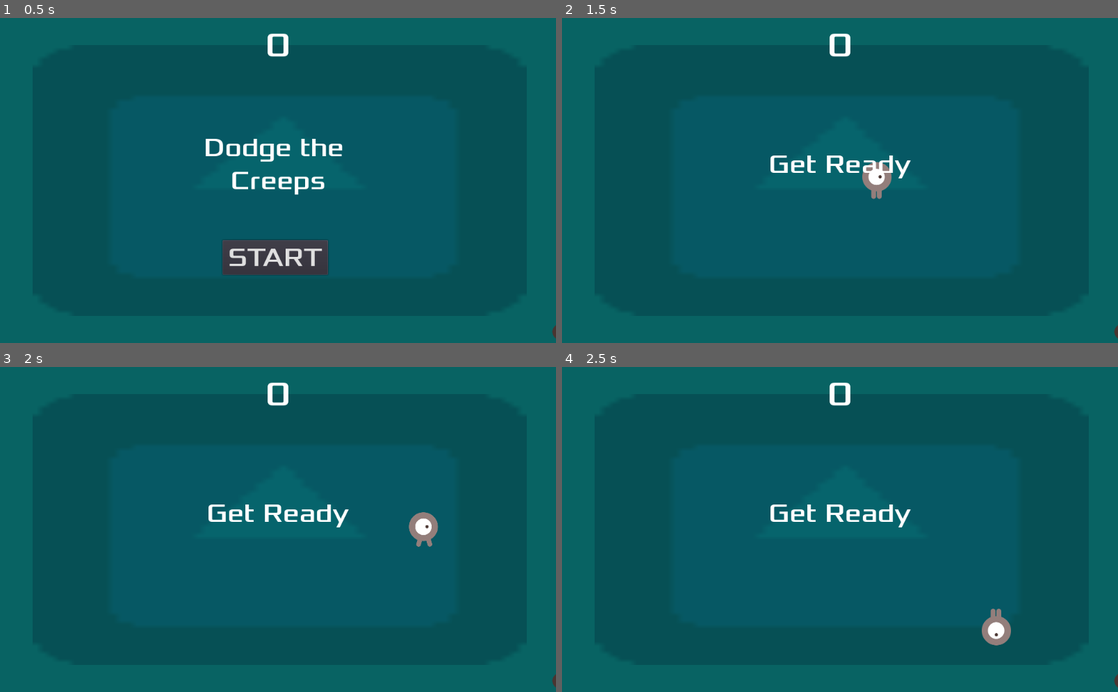
Above: before the commit, frames 1-4 (two rows, left to right).
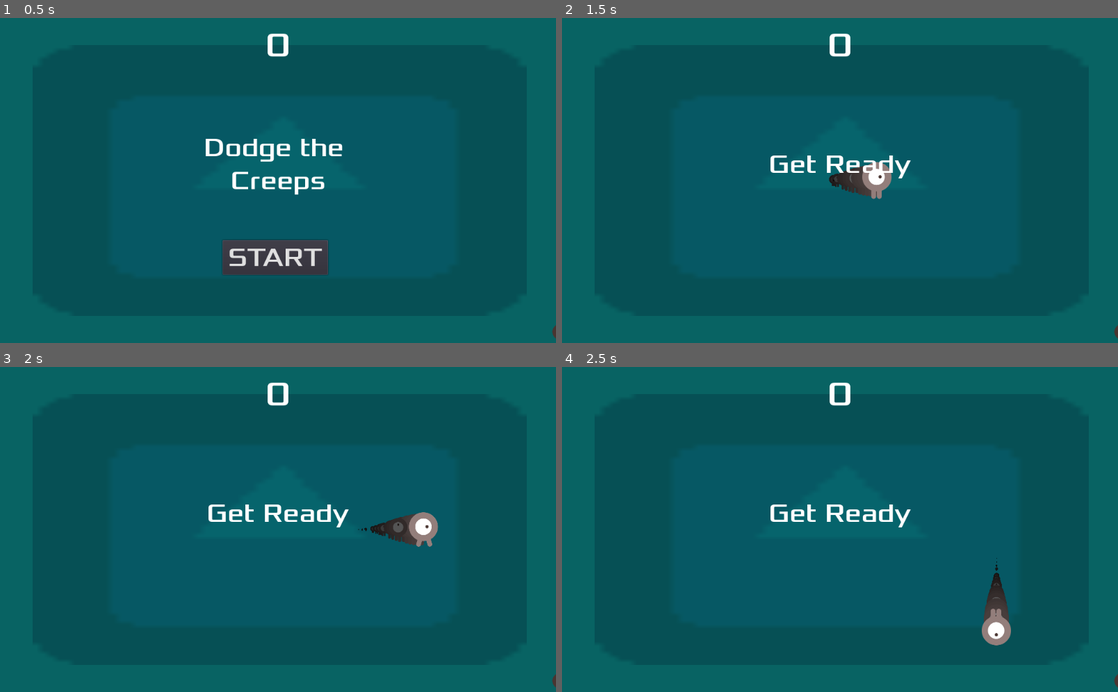
Above: after the commit, the same moments.

Repository: jamad/practiceGodot
Game: Godot game, scene res://Main.tscn
Two runs of this game, one before a commit and one after it. Both use one fixed random seed, a clock stepped at 60 frames per second and the inputs below. The engine's default icon, where the game draws it, is replaced by a stand-in: a white triangle on a blue panel in a dark square.
Inputs:
- Up to frame 1 (0.5 s): no input
- Up to frame 2 (1.5 s): click "START" at 0.5 s; tap Enter at 1.25 s; hold Right (ui_right) from 1.28 s (still down)
- Up to frame 3 (2 s): keep holding Right (ui_right)
- Up to frame 4 (2.5 s): release Right (ui_right) at 2.03 s; hold Down (ui_down) from 2.03 s (still down)

Frame 1 is identical in both runs. In frame 2, 0.4% of the frame differs, in the area x 48-57%, y 45-55%; in frame 3, 0.4%, in the area x 64-77%, y 45-55%; in frame 4, 0.4%.

Commit message:
added the particles

Diff:
--- a/Prj001_MyFirstGame/Player.tscn
+++ b/Prj001_MyFirstGame/Player.tscn
@@ -26,8 +26,73 @@
 radius = 55.1618
 height = 20.0
 
+[sub_resource type="Gradient" id=3]
+
+offsets = PoolRealArray( 0, 1 )
+colors = PoolColorArray( 0.515625, 0.515625, 0.515625, 1, 0, 0, 0, 1 )
+
+[sub_resource type="GradientTexture" id=4]
+
+flags = 4
+gradient = SubResource( 3 )
+width = 2048
+
+[sub_resource type="Curve" id=5]
+
+min_value = 0.0
+max_value = 1.0
+bake_resolution = 100
+_data = [ Vector2( 0, 0.435547 ), 0.0, 0.0, 0, 0, Vector2( 1, 0 ), 0.0, 0.0, 0, 0 ]
+
+[sub_resource type="CurveTexture" id=6]
+
+flags = 4
+width = 2048
+curve = SubResource( 5 )
+
+[sub_resource type="ParticlesMaterial" id=7]
+
+render_priority = 0
+trail_divisor = 1
+emission_shape = 0
+flag_align_y = false
+flag_rotate_y = false
+flag_disable_z = true
+spread = 45.0
+flatness = 0.0
+gravity = Vector3( 0, 0, 0 )
+initial_velocity = 1.0
+initial_velocity_random = 0.0
+angular_velocity = 0.0
+angular_velocity_random = 0.0
+orbit_velocity = 0.0
+orbit_velocity_random = 0.0
+linear_accel = 0.0
+linear_accel_random = 0.0
+radial_accel = 0.0
+radial_accel_random = 0.0
+tangential_accel = 0.0
+tangential_accel_random = 0.0
+damping = 0.0
+damping_random = 0.0
+angle = 0.0
+angle_random = 0.0
+scale = 1.0
+scale_random = 0.0
+scale_curve = SubResource( 6 )
+color_ramp = SubResource( 4 )
+hue_variation = 0.0
+hue_variation_random = 0.0
+anim_speed = 0.0
+anim_speed_random = 0.0
+anim_offset = 0.0
+anim_offset_random = 0.0
+anim_loop = false
+_sections_unfolded = [ "Color", "Gravity", "Scale" ]
+
 [node name="Player" type="Area2D"]
 
+position = Vector2( 12.2635, 58.6898 )
 scale = Vector2( 0.5, 0.5 )
 input_pickable = true
 gravity_vec = Vector2( 0, 1 )
@@ -52,4 +117,27 @@
 
 shape = SubResource( 2 )
 
+[node name="ParticleTrail" type="Particles2D" parent="." index="2"]
+
+show_behind_parent = true
+emitting = true
+amount = 16
+lifetime = 1.0
+one_shot = false
+preprocess = 0.0
+speed_scale = 3.0
+explosiveness = 0.0
+randomness = 0.0
+fixed_fps = 0
+fract_delta = true
+visibility_rect = Rect2( -100, -100, 200, 200 )
+local_coords = false
+draw_order = 0
+process_material = SubResource( 7 )
+texture = ExtResource( 4 )
+normal_map = null
+h_frames = 1
+v_frames = 1
+_sections_unfolded = [ "Drawing", "Process Material", "Textures", "Time", "Visibility" ]
+
 [connection signal="body_entered" from="." to="." method="_on_Player_body_entered"]
Not shown: 1 places in Prj001_MyFirstGame/Player.tscn that only renumber resources
